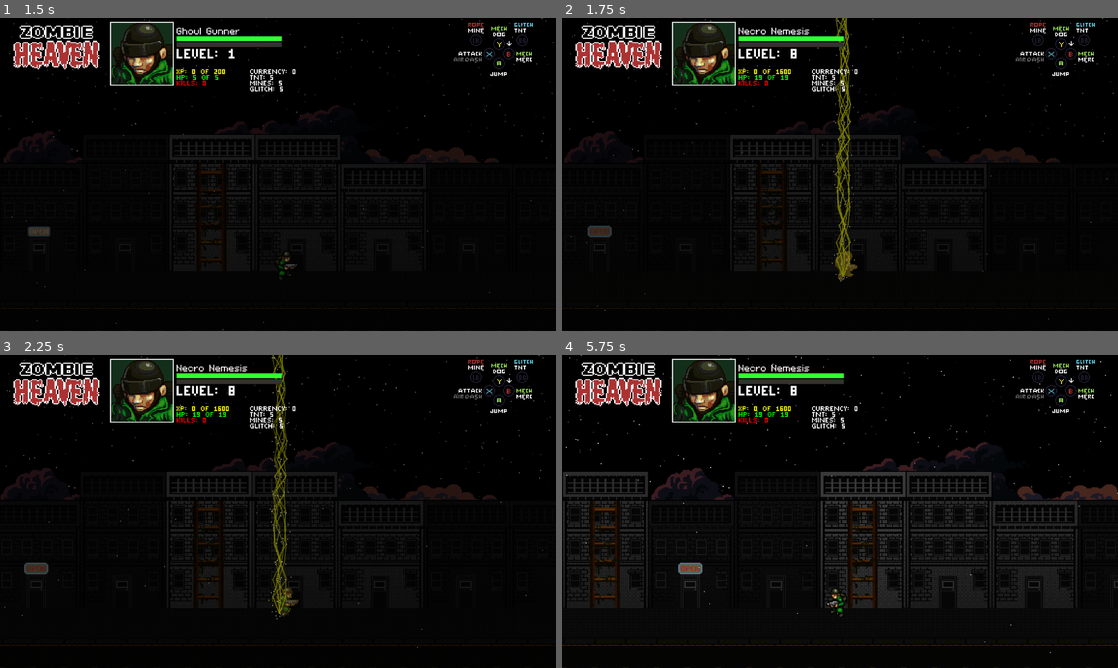
Above: before the commit, frames 1-4 (two rows, left to right).
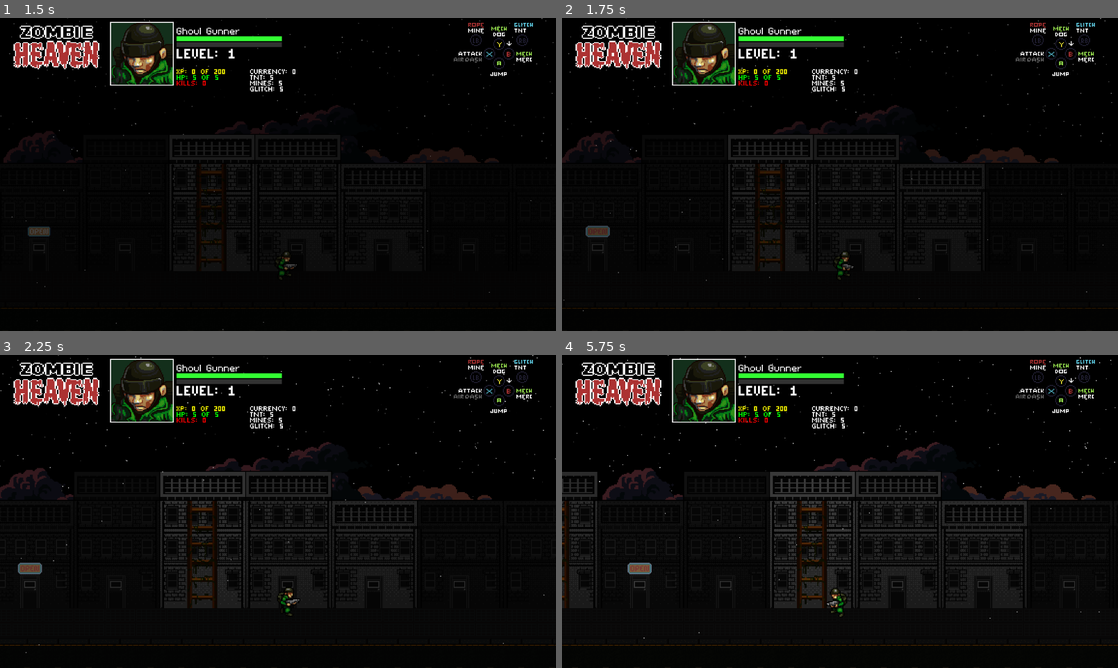
Above: after the commit, the same moments.

Repository: Tekknobot/ZombieSlug
Game: Godot game, scene res://Scenes/Titlescreen.tscn
Two runs of this game, one before a commit and one after it. Both use one fixed random seed, a clock stepped at 60 frames per second and the inputs below.
Inputs:
- Up to frame 1 (1.5 s): tap Enter (ui_accept) at 0.5, 0.77 s; hold Right (ui_right) 0.53-1.28 s; hold Down (ui_down) from 1.28 s (still down)
- Up to frame 2 (1.75 s): keep holding Down (ui_down); tap Enter (ui_accept) at 1.52 s
- Up to frame 3 (2.25 s): release Down (ui_down) at 2.03 s; hold Right (ui_right) from 2.03 s (still down)
- Up to frame 4 (5.75 s): release Right (ui_right) at 2.78 s; hold Up (ui_up) 2.78-3.53 s; tap Enter (ui_accept) at 3.02, 3.77, 4.52 s; hold Left (ui_left) 3.53-5.03 s; hold Down (ui_down) from 5.03 s (still down)

Frame 1 is identical in both runs. In frame 2, 2.8% of the frame differs, in the area x 0-100%, y 0-100%; in frame 3, 4.8%; in frame 4, 11%, in the area x 0-100%, y 0-96%.

Commit message:
Night push.

Diff:
--- a/Scripts/soldier.gd
+++ b/Scripts/soldier.gd
@@ -234,7 +234,7 @@
 	shock_effect.visible = false
 
 	await get_tree().create_timer(1).timeout
-	Playerstats.set_level(8)
+	Playerstats.set_level(1)
 
 func _physics_process(delta: float) -> void:
 	if is_dead:
--- a/Scripts/zombie.gd
+++ b/Scripts/zombie.gd
@@ -291,7 +291,7 @@
 				# Spawn the bolt
 				_spawn_chain_bolt(src_pos, other.global_position)
 				# Deal chain damage
-				other.take_damage(9999)
+				other.take_damage(max_health/2)
 
 				# Remember we’ve hit this one
 				visited.append(other)
@@ -391,7 +391,7 @@
 	# 2) deal area damage to player(s)
 	for p in get_tree().get_nodes_in_group("Player"):
 		if p.global_position.distance_to(global_position) <= 32:
-			p.take_damage(explosion_damage)
+			p.take_damage(9999)
 
 	# 3) deal area damage to other zombies
 	for z in get_tree().get_nodes_in_group("Zombie"):
--- a/Scripts/zombie_spawner.gd
+++ b/Scripts/zombie_spawner.gd
@@ -46,7 +46,7 @@
 	var lvl  = Playerstats.level
 	var roll = randf()  # [0,1)
 
-	if lvl >= 8:
+	if lvl >= 5:
 		# Level 8+: 30% chain, 25% spore, 20% charger, 25% vanilla
 		if roll < 0.30:
 			z.behavior = "chain"
@@ -59,7 +59,7 @@
 			z.get_node("AnimatedSprite2D").material = preload("res://Shaders/ChargerEffect.tres")
 		else:
 			z.behavior = ""
-	elif lvl >= 5:
+	elif lvl >= 4:
 		# Level 5–7: 25% spore, 20% charger, 55% vanilla
 		if roll < 0.25:
 			z.behavior = "spore"
